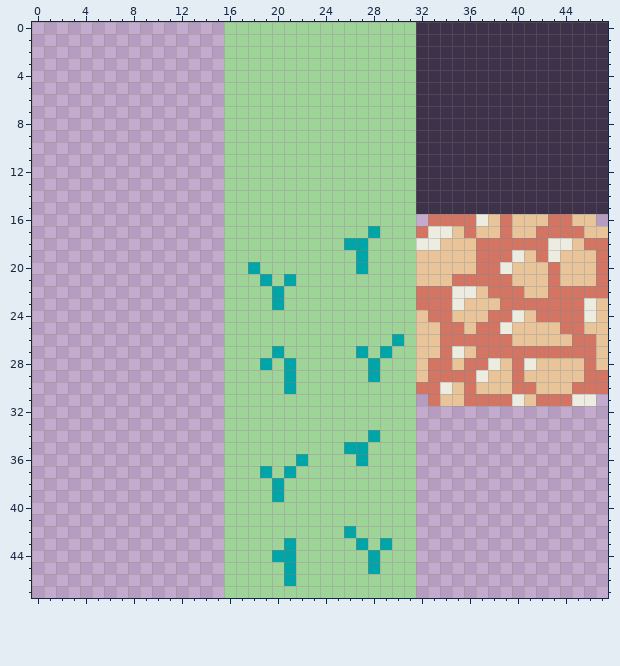
Two versions of one pixel-art sprite, Assets/Art/Pallette.png. Above: the version before the commit.
The file is 48x48 pixels.
After the commit:
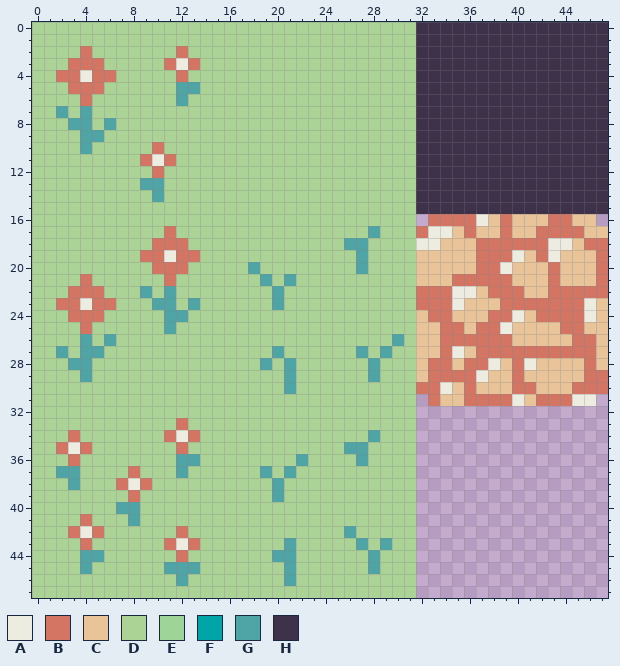
Palette (. is transparent): A #ecece0  B #d47564  C #e8c498  D #aad395  E #9ed498  F #00a6a7  G #4fa4a5  H #3d324a
Edits made:
Changed rows in their new state; - is an unchanged pixel.
first column x 0:
 0 DDDDDDDDDDDDDDDDDDDDDDDDDDDDDDDD
 1 DDDDDDDDDDDDDDDDDDDDDDDDDDDDDDDD
 2 DDDDBDDDDDDDBDDDDDDDDDDDDDDDDDDD
 3 DDDBBBDDDDDBABDDDDDDDDDDDDDDDDDD
 4 DDBBABBDDDDDBDDDDDDDDDDDDDDDDDDD
 5 DDDBBBDDDDDDGGDDDDDDDDDDDDDDDDDD
 6 DDDDBDDDDDDDGDDDDDDDDDDDDDDDDDDD
 7 DDGDGDDDDDDDDDDDDDDDDDDDDDDDDDDD
 8 DDDGGDGDDDDDDDDDDDDDDDDDDDDDDDDD
 9 DDDDGGDDDDDDDDDDDDDDDDDDDDDDDDDD
10 DDDDGDDDDDBDDDDDDDDDDDDDDDDDDDDD
11 DDDDDDDDDBABDDDDDDDDDDDDDDDDDDDD
12 DDDDDDDDDDBDDDDDDDDDDDDDDDDDDDDD
13 DDDDDDDDDGGDDDDDDDDDDDDDDDDDDDDD
14 DDDDDDDDDDGDDDDDDDDDDDDDDDDDDDDD
15 DDDDDDDDDDDDDDDDDDDDDDDDDDDDDDDD
16 DDDDDDDDDDDDDDDDDDDDDDDDDDDDDDDD
17 DDDDDDDDDDDBDDDDDDDDDDDDDDDDGDDD
18 DDDDDDDDDDBBBDDDDDDDDDDDDDGGDDDD
19 DDDDDDDDDBBABBDDDDDDDDDDDDDGDDDD
20 DDDDDDDDDDBBBDDDDDGDDDDDDDDGDDDD
21 DDDDBDDDDDDBDDDDDDDGDGDDDDDDDDDD
22 DDDBBBDDDGDGDDDDDDDDGDDDDDDDDDDD
23 DDBBABBDDDGGDGDDDDDDGDDDDDDDDDDD
24 DDDBBBDDDDDGGDDDDDDDDDDDDDDDDDDD
25 DDDDBDDDDDDGDDDDDDDDDDDDDDDDDDDD
26 DDDDGDGDDDDDDDDDDDDDDDDDDDDDDDGD
27 DDGDGGDDDDDDDDDDDDDDGDDDDDDGDGDD
28 DDDGGDDDDDDDDDDDDDDGDGDDDDDDGDDD
29 DDDDGDDDDDDDDDDDDDDDDGDDDDDDGDDD
30 DDDDDDDDDDDDDDDDDDDDDGDDDDDDDDDD
31 DDDDDDDDDDDDDDDDDDDDDDDDDDDDDDDD
32 DDDDDDDDDDDDDDDDDDDDDDDDDDDDDDDD
33 DDDDDDDDDDDDBDDDDDDDDDDDDDDDDDDD
34 DDDBDDDDDDDBABDDDDDDDDDDDDDDGDDD
35 DDBABDDDDDDDBDDDDDDDDDDDDDGGDDDD
36 DDDBDDDDDDDDGGDDDDDDDDGDDDDGDDDD
37 DDGGDDDDBDDDGDDDDDDGDGDDDDDDDDDD
38 DDDGDDDBABDDDDDDDDDDGDDDDDDDDDDD
39 DDDDDDDDBDDDDDDDDDDDGDDDDDDDDDDD
40 DDDDDDDGGDDDDDDDDDDDDDDDDDDDDDDD
41 DDDDBDDDGDDDDDDDDDDDDDDDDDDDDDDD
42 DDDBABDDDDDDBDDDDDDDDDDDDDGDDDDD
43 DDDDBDDDDDDBABDDDDDDDGDDDDDGDGDD
44 DDDDGGDDDDDDBDDDDDDDGGDDDDDDGDDD
45 DDDDGDDDDDDGGGDDDDDDDGDDDDDDGDDD
46 DDDDDDDDDDDDGDDDDDDDDGDDDDDDDDDD
47 DDDDDDDDDDDDDDDDDDDDDDDDDDDDDDDD
Where, in picture pixels (left, top, right, bottom), the same in both pictures:
changed: (32, 22, 416, 598)
